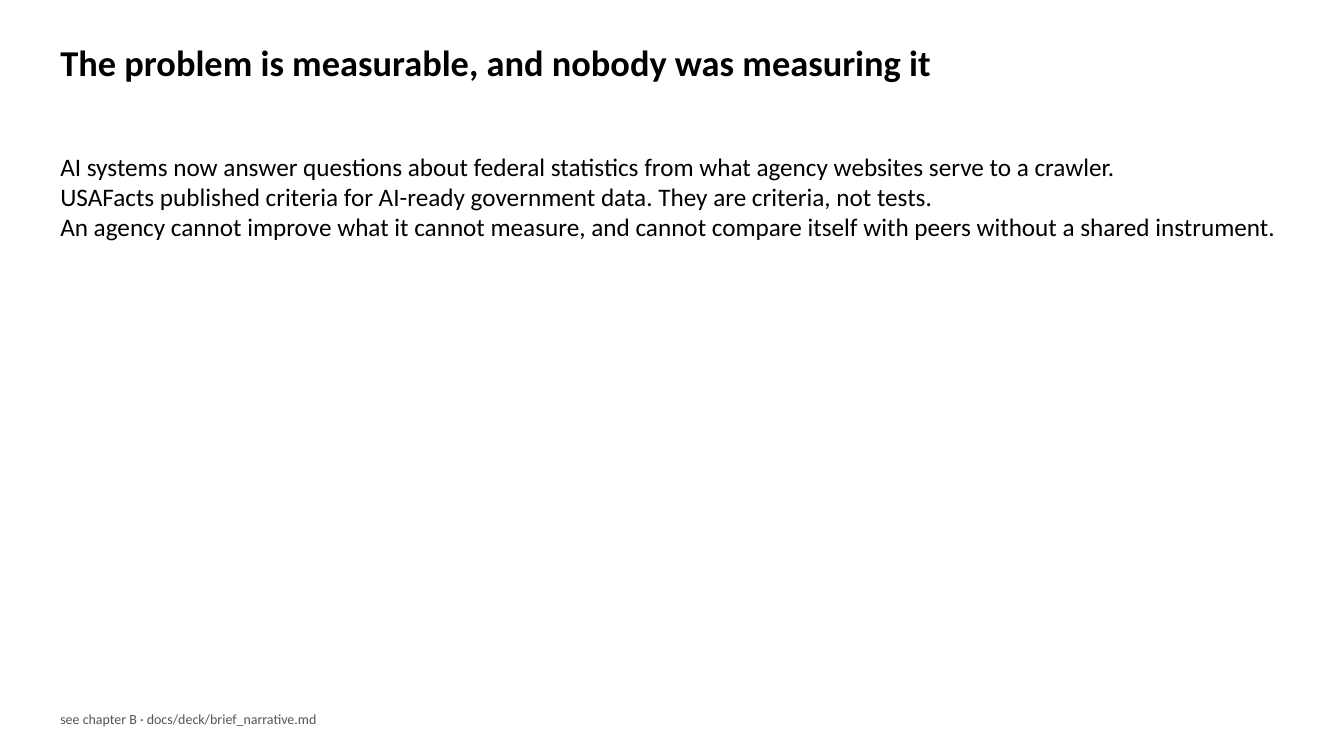
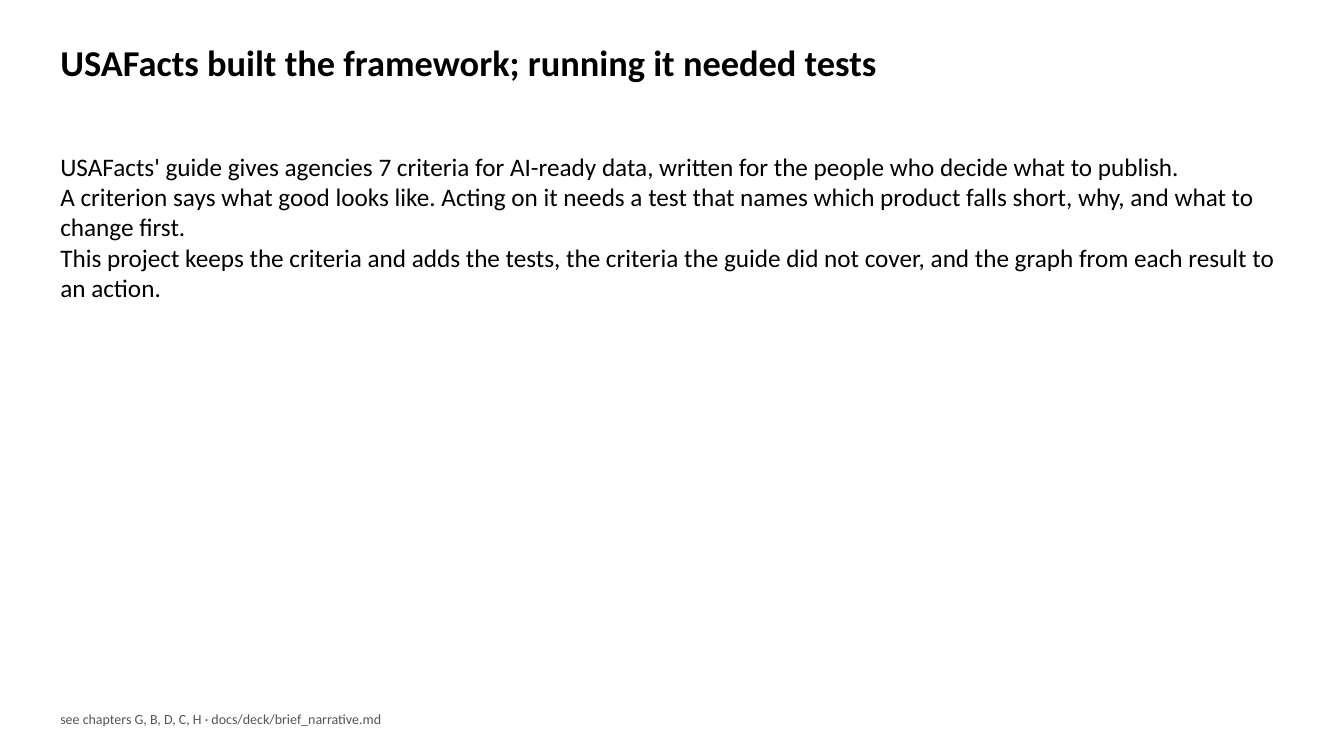
Before and after one commit to brockwebb/ai-readiness-kg, a slide deck: slide 3 of docs/deck/brief_deck.pptx. Drawn at 1344x756 pixels with LibreOffice and Linux fonts; fonts in the diff are those of the drawing. Boxes give left, top, right and bottom in pixels: in the first picture for what was removed or moved away, otherwise in the second. Text is boxed around its words. In the diff, an @@ line names an element or a change of style, - is before the commit and + after.

```diff
--- a/docs/deck/brief_deck.pptx
+++ b/docs/deck/brief_deck.pptx
@@ text at <box>60,50,877,82</box>: text changed @@
-The problem is measurable, and nobody was measuring it
+USAFacts built the framework; running it needed tests
@@ text at <box>60,158,1273,297</box>: text changed @@
-AI systems now answer questions about federal statistics from what agency websites serve to a crawler.
-USAFacts published criteria for AI-ready government data. They are criteria, not tests.
-An agency cannot improve what it cannot measure, and cannot compare itself with peers without a shared instrument.
+USAFacts' guide gives agencies 7 criteria for AI-ready data, written for the people who decide what to publish.
+A criterion says what good looks like. Acting on it needs a test that names which product falls short, why, and what to change first.
+This project keeps the criteria and adds the tests, the criteria the guide did not cover, and the graph from each result to an action.
@@ text at <box>60,714,381,726</box>: text changed @@
-see chapter B · docs/deck/brief_narrative.md
+see chapters G, B, D, C, H · docs/deck/brief_narrative.md
```
Also in this commit, not shown: 3 other slides changed, 2 other files.
